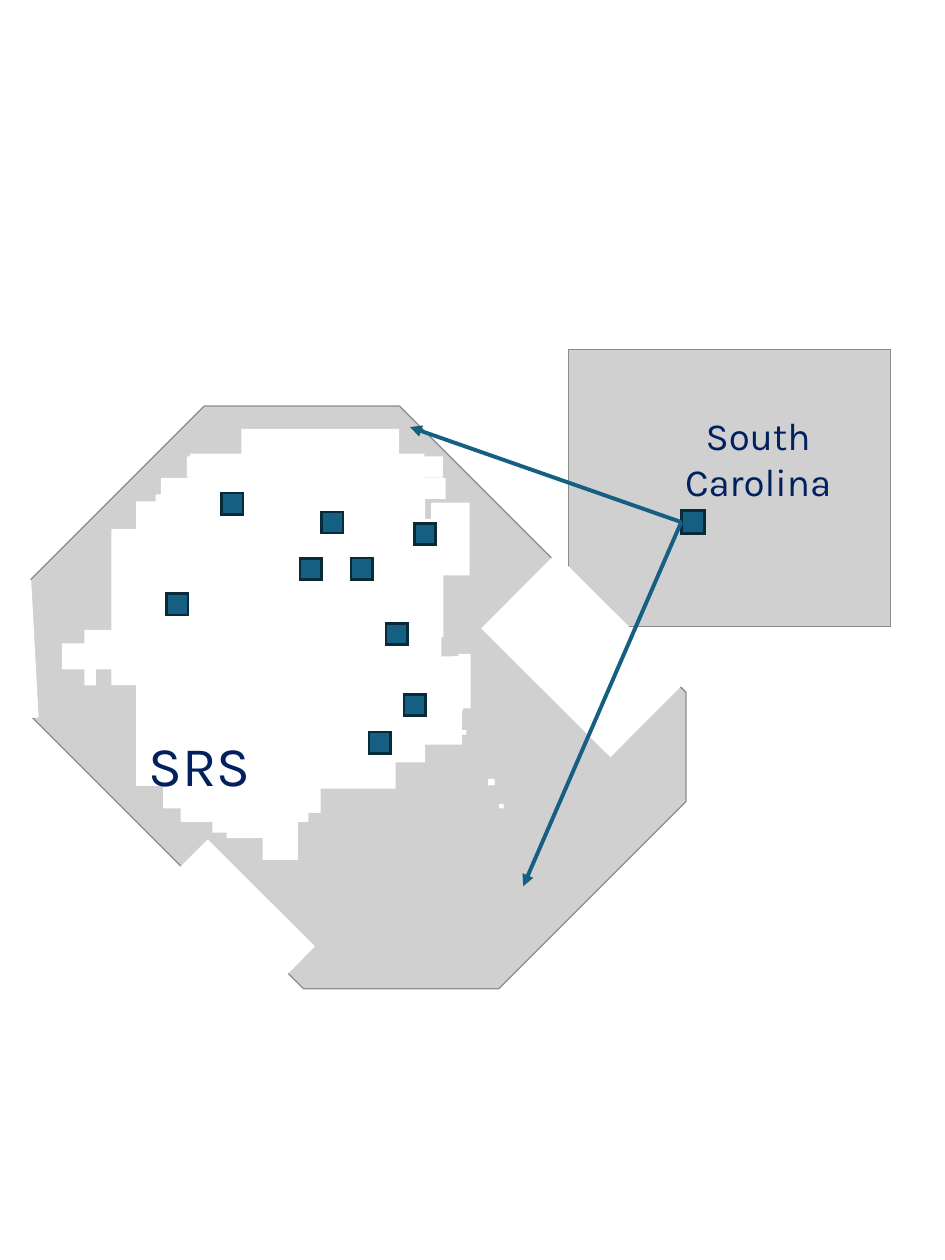
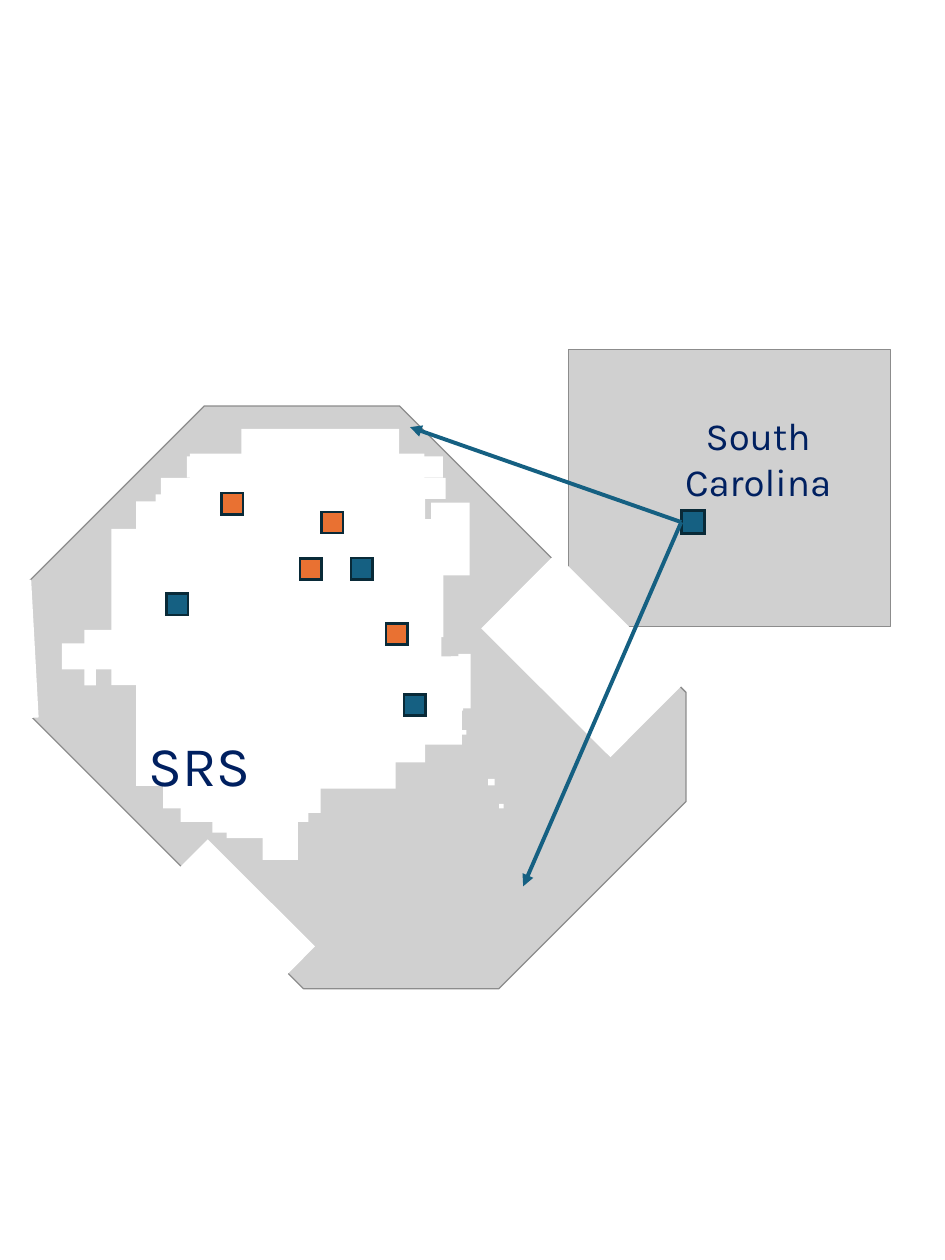
Before and after one commit to BrunaLab/corridor_beetles, a slide deck: slide 1 of corridor_docs/eric_ms_thesis/images/figures.pptx. Drawn at 945x1260 pixels with LibreOffice and Linux fonts; fonts in the diff are those of the drawing; grey boxes stand for pictures. Boxes give left, top, right and bottom in pixels: in the first picture for what was removed or moved away, otherwise in the second. Text is boxed around its words. In the diff, an @@ line names an element or a change of style, - is before the commit and + after.

```diff
--- a/corridor_docs/eric_ms_thesis/images/figures.pptx
+++ b/corridor_docs/eric_ms_thesis/images/figures.pptx
@@ rectangle removed at (415,523,436,544) @@
@@ fill #156082 to #E97132 in 4 elements at (222,493,243,514), (321,512,343,533), (300,558,321,580), (386,624,407,645) @@
@@ rectangle removed at (369,732,391,753) @@
```
Also in this commit, not shown: 2 other files.
